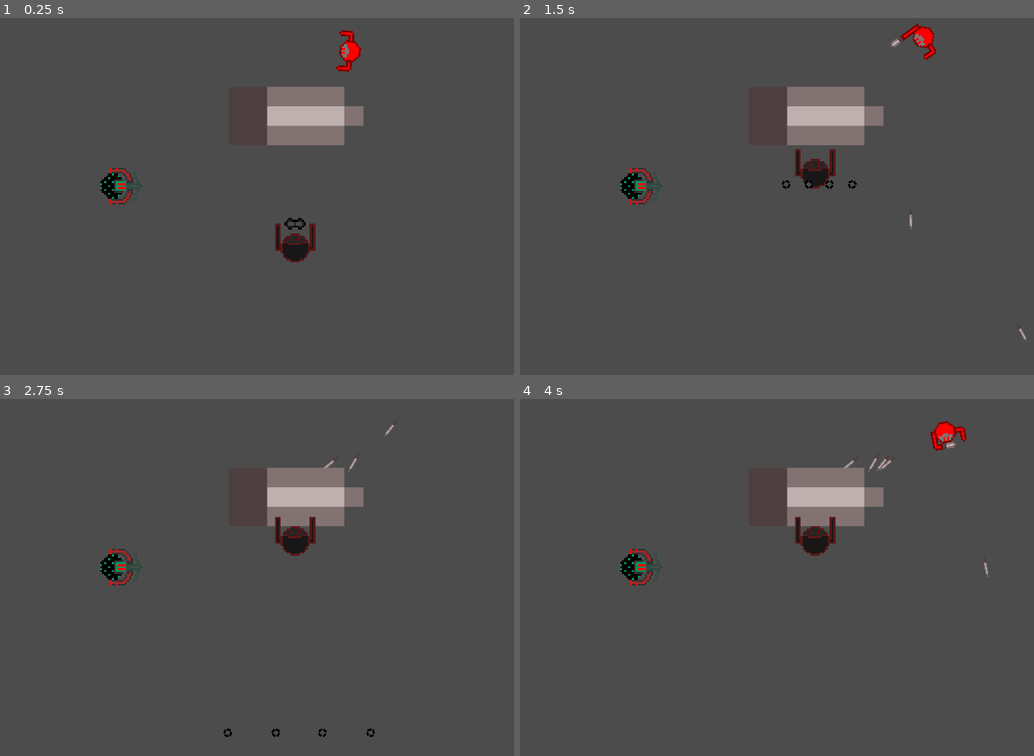
Above: before the commit, frames 1-4 (two rows, left to right).
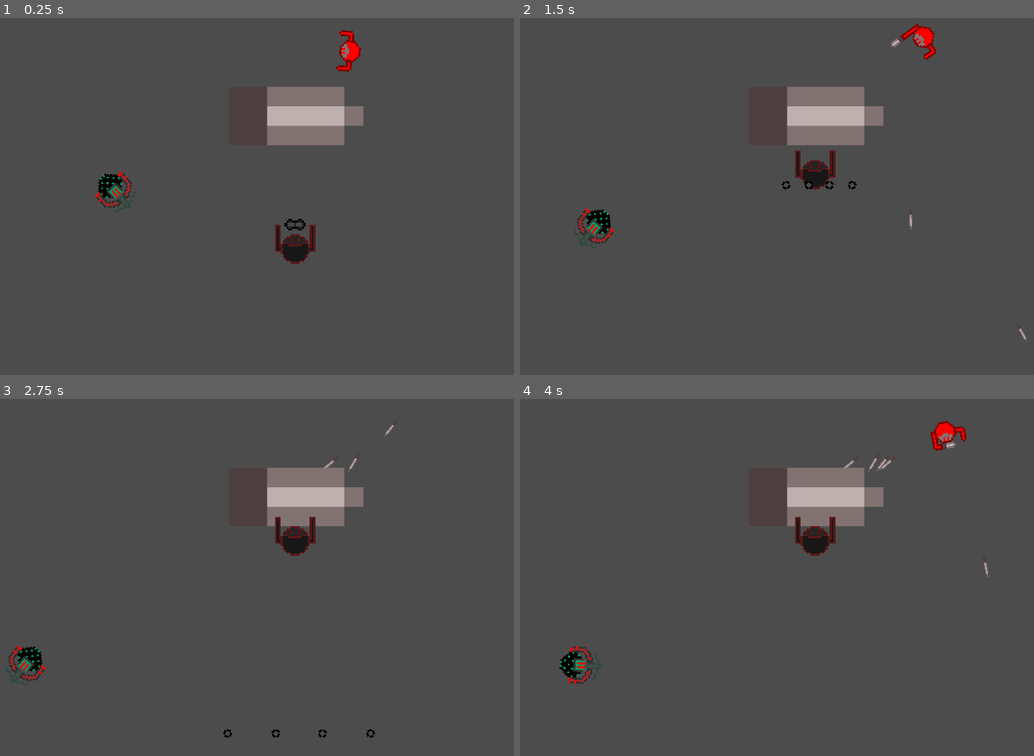
Above: after the commit, the same moments.

Repository: tylerecouture/tkl-quest
Game: Godot game, scene res://Game.tscn
The game is run twice, just before and just after one commit, with the same random seed, the same clock (stepped at 60 frames per second) and the same inputs.
Inputs (mouse positions are in pixels of both pictures, inside the frame that each line leads up to):
- Up to frame 1 (0.25 s): no input
- Up to frame 2 (1.5 s): move the mouse to (936, 178) at 0.52 s; hold D (move_right) 0.53-1.28 s; hold Space (throw_projectile) 0.53-1.28 s; move the mouse to (679, 214) at 1.27 s; hold W (move_down) from 1.28 s (still down); tap Space (throw_projectile) at 1.35 s
- Up to frame 3 (2.75 s): move the mouse to (339, 498) at 2.02 s; release W (move_down) at 2.03 s; hold D (move_right) from 2.03 s (still down); hold Space (throw_projectile) from 2.03 s (still down)
- Up to frame 4 (4 s): move the mouse to (771, 648) at 2.77 s; release D (move_right) at 2.78 s; release Space (throw_projectile) at 2.78 s; hold S (move_up) 2.78-3.53 s; tap Space (throw_projectile) at 2.85 s; move the mouse to (982, 631) at 3.52 s; hold A (move_left) from 3.53 s (still down); hold Space (throw_projectile) from 3.53 s (still down)

The runs differ from the first frame. In frame 1, 0.7% of the frame differs, in the area x 18-62%, y 42-69%; in frame 2, 1.1%, in the area x 10-66%, y 36-65%; in frame 3, 1.0%; in frame 4, 1.0%.

Commit message:
MovementManager now rotates to face waypoints, and resumes waypoint when player leaves

Diff:
--- a/Archer.gd
+++ b/Archer.gd
@@ -46,7 +46,7 @@
 	target = body
 
 
-
 func _on_sense_body_exited(body):
 	player_in_range = false
 	target = null
+	$MovementManager.resume()
--- a/Components/MovementManager.gd
+++ b/Components/MovementManager.gd
@@ -13,8 +13,19 @@
 var parent : KinematicBody2D
 var accuracy := 5  # how close to the waypoint before its considered reached
 var has_waypoints = true
-var target : Node2D
+var target : Vector2
+var has_external_target = false
 var rotate_this_frame = false
+var facing_target = false
+
+enum States {
+	STOPPED,
+	MOVING_BETWEEN_WAYPOINTS,
+	ROTATING_TO_FACE_WAYPOINT,
+	ROTATING_TO_FACE_EXTERNAL_TARGET,
+}
+
+var state = States.ROTATING_TO_FACE_WAYPOINT
 
 
 func _ready():
@@ -27,37 +38,47 @@
 	# check if there are any children, if none were added, then give a helpful message
 	if waypoint_nodes.empty():
 		printerr(parent, ": No Position2D waypoints have been added to my MovementManager, so I don't know where to move to!")
-		has_waypoints = false
 
 	# but those nodes will move with the parent, so we need to save their global_positions
 	for node in waypoint_nodes:
 		waypoints.append(node.global_position)
 
 	# final waypoint will be back to the start, this node's position
+	# Will always have at least this one waypoint (the start position of the object)
 	waypoints.append(global_position)
 
 
 func _physics_process(delta):
-	if has_waypoints:
-		var waypoint : Vector2 = waypoints[current_waypoint_index]
-		var direction := waypoint - parent.global_position
 
-		parent.move_and_slide(direction.normalized() * speed)
+	var waypoint : Vector2 = waypoints[current_waypoint_index]
+	var vector_to_waypoint := waypoint - parent.global_position
+	var distance_to_waypoint := vector_to_waypoint.length()
+	var direction_to_waypoint := vector_to_waypoint.normalized()
 
-		# check if they are close enough to the waypoint to keep going
-		var distanct_to_waypoint = (waypoint - parent.global_position).length()
-		if distanct_to_waypoint < accuracy:
-			set_next_waypoint()
+	match state:
+		States.STOPPED:
+			pass
 
-	if rotate_this_frame and target:
-		var rot = parent.global_rotation
-		var vector_to_target = target.global_position - parent.global_position
-		var angle = vector_to_target.angle()
-		var angle_delta = rotation_speed * delta
-		angle=lerp_angle(rot, angle, 1)
-		angle = clamp(angle, rot - angle_delta, rot + angle_delta)
-		parent.global_rotation = angle
-		rotate_this_frame = false
+		States.MOVING_BETWEEN_WAYPOINTS:
+			parent.move_and_slide(direction_to_waypoint * speed)
+			# after moving, check if they are close enough to switch to the next waypoint
+			distance_to_waypoint = (waypoint - parent.global_position).length()
+			if distance_to_waypoint < accuracy:
+				set_next_waypoint()
+
+		States.ROTATING_TO_FACE_WAYPOINT:
+			# If facing waypoint, switch states:
+#			var angle_to_waypoint =  vector_to_waypoint.angle()
+#			print("parent rotation before: ", parent.global_rotation)
+#			print("Angle to waypoint: ", angle_to_waypoint)
+			target = waypoint
+			var target_angle_reached = _rotate_toward_target(delta)
+			if target_angle_reached:
+				state = States.MOVING_BETWEEN_WAYPOINTS
+
+		States.ROTATING_TO_FACE_EXTERNAL_TARGET:
+			if target:
+				_rotate_toward_target(delta)
 
 
 func set_next_waypoint():
@@ -74,9 +95,34 @@
 		# we're back at the beginning, so change direction to forward
 		waypoint_direction = 1
 
-	# go to the next waypoint
+	# go to the next waypoint and turn toward it
 	current_waypoint_index += waypoint_direction
+	state = States.ROTATING_TO_FACE_WAYPOINT
 
-func rotate_toward(target: Node2D):
-	self.target = target
-	rotate_this_frame = true
+func _rotate_toward_target(delta):
+	# Returns true when target angle is reached
+	# https://www.youtube.com/watch?v=ciT_jDol9G8
+	var rot = parent.global_rotation
+	var vector_to_target = target - parent.global_position
+	var angle_to_target = vector_to_target.angle()
+	var angle_delta = rotation_speed * delta
+	var angle = lerp_angle(rot, angle_to_target, 1)
+#	print("Delta angle: ", angle_delta)
+	angle = clamp(angle, rot - angle_delta, rot + angle_delta)
+#	print("parent rotation right before: ", parent.global_rotation)
+#	print("set to this angle: ", angle)
+	parent.global_rotation = angle
+#	print("parent rotation should equal angle: ", parent.global_rotation)
+	if abs(parent.global_rotation - angle_to_target) < angle_delta:
+#		print("target angle reached")
+		return true
+	else:
+		return false
+
+func rotate_toward(target_node: Node2D):
+	target = target_node.global_position
+	has_external_target = true
+	state = States.ROTATING_TO_FACE_EXTERNAL_TARGET
+
+func resume():
+	state = States.ROTATING_TO_FACE_WAYPOINT
--- a/Game.tscn
+++ b/Game.tscn
@@ -36,6 +36,13 @@
 rotation = 4.71239
 
 [node name="Archer" parent="." instance=ExtResource( 4 )]
-position = Vector2( 226, 276 )
+position = Vector2( 222.029, 275.552 )
+
+[node name="Position2D" type="Position2D" parent="Archer/MovementManager" index="0"]
+position = Vector2( -142.099, 162.204 )
+
+[node name="Position2D2" type="Position2D" parent="Archer/MovementManager" index="1"]
+position = Vector2( 125.3, 171.528 )
 
 [editable path="Player"]
+[editable path="Archer"]
